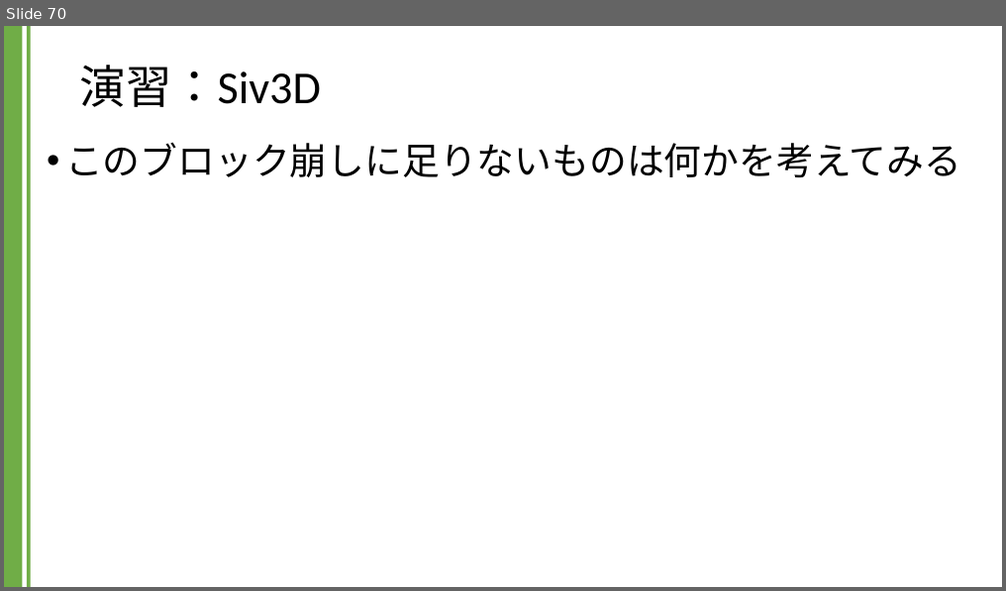
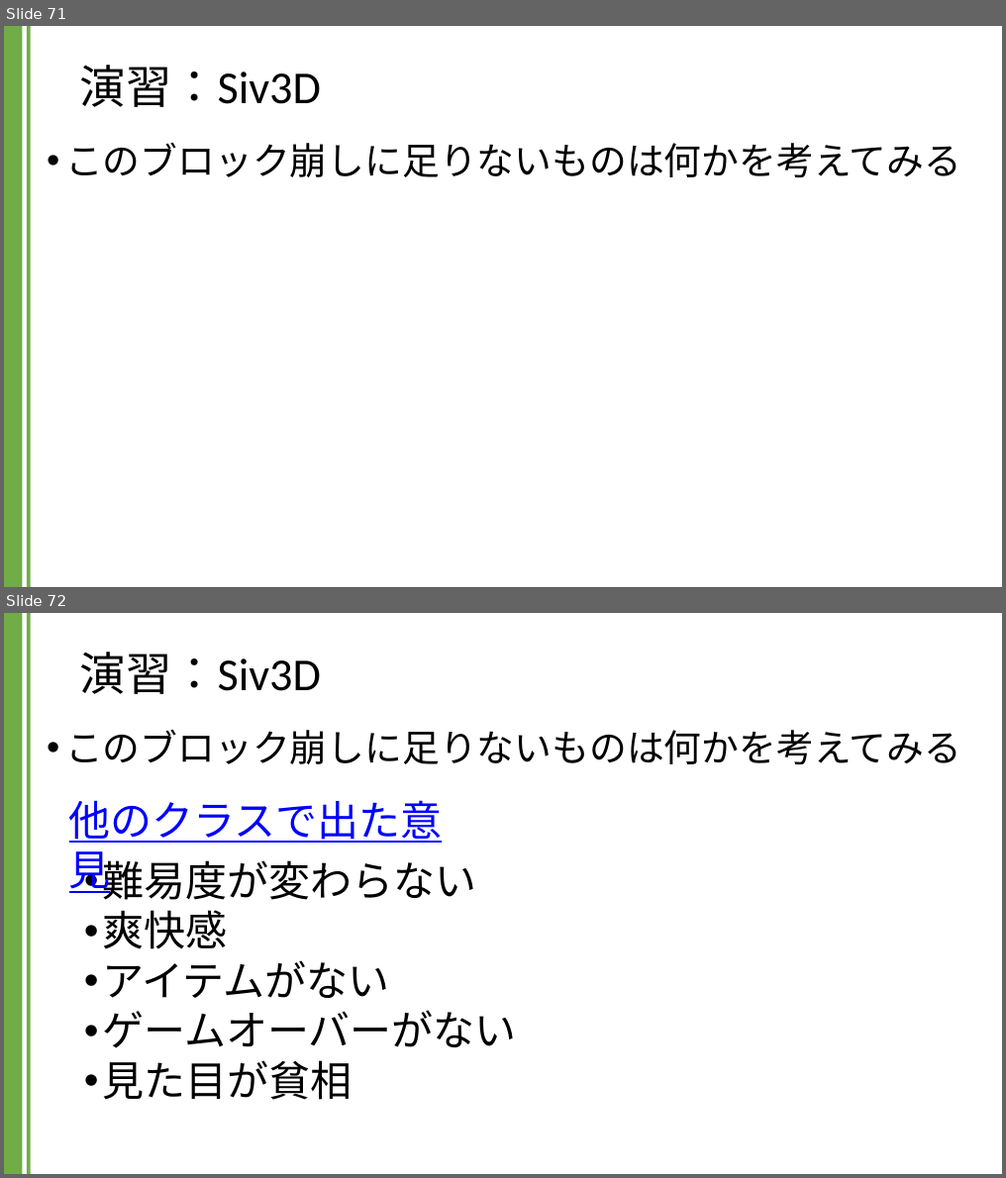
Before and after one commit to kic-murata/cpp2024, a slide deck: 授業資料/演習課題：Siv3D.pptx. Shown one above the other, each under a label of ours: slide 70 before the commit, slides 71 and 72 after it. The pictures are 1006x591 and 1006x1178 pixels, drawn with LibreOffice and Linux fonts; fonts in the diff are those of the drawing; background and template pictures are left out. Boxes give left, top, right and bottom in pixels: in the first picture for what was removed or moved away, otherwise in the second. Text is boxed around its words. In the diff, an @@ line names an element or a change of style, - is before the commit and + after.

```diff
--- a/授業資料/演習課題：Siv3D.pptx
+++ b/授業資料/演習課題：Siv3D.pptx
@@ slide 72 added at [4,613,1002,1174], background #FFFFFF; not listed: 2 template elements that a slide beside it also shows @@
@@ title added at [80,652,321,694], 44 pt, text #000000 @@
+演習：Siv3D
@@ text added at [65,729,961,1100], 40 pt, text #000000 @@
+• このブロック崩しに足りないものは何かを考えてみる
+  • 難易度が変わらない
+  • 爽快感
+  • アイテムがない
+  • ゲームオーバーがない
+  • 見た目が貧相
@@ text added at [69,800,443,843], 40 pt, text #0000FF, underline @@
+他のクラスで出た意見
@@ what was slide 70 is now slide 71 @@
```
Also in this commit, not shown: 7 slides changed, 11 other slides added.
